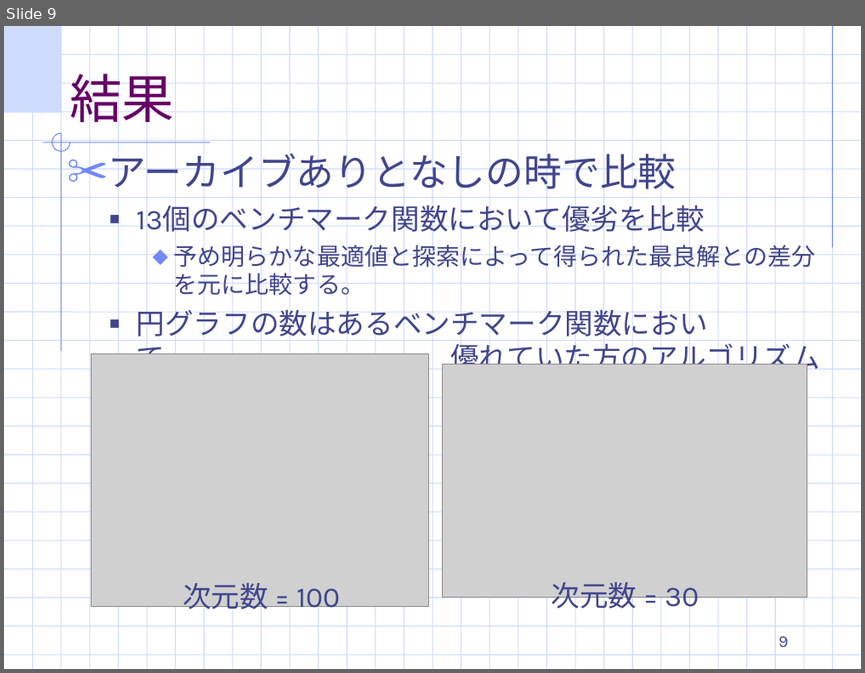
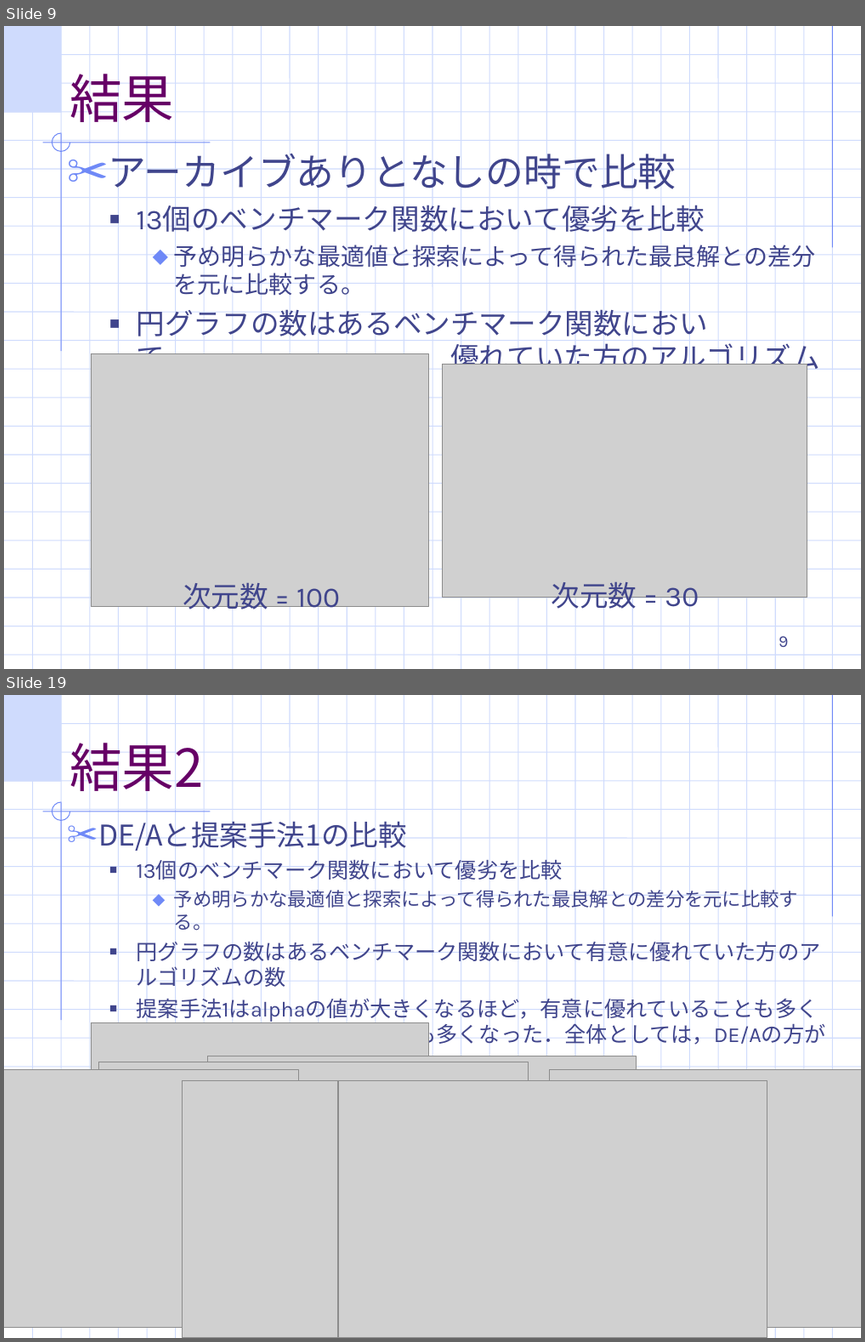
Before and after one commit to TakefumiYamamura/labolatry, a slide deck: 適応DE最終ゼミ発表.ppt. Shown one above the other, each under a label of ours: slide 9 before the commit, slides 9 and 19 after it; the slides between them are not shown. The pictures are 865x673 and 865x1342 pixels, drawn with LibreOffice and Linux fonts; fonts in the diff are those of the drawing; grey boxes stand for pictures; background and template pictures are left out. Boxes give left, top, right and bottom in pixels: in the first picture for what was removed or moved away, otherwise in the second. Text is boxed around its words. In the diff, an @@ line names an element or a change of style, - is before the commit and + after.

```diff
--- a/適応DE最終ゼミ発表.ppt
+++ b/適応DE最終ゼミ発表.ppt
@@ slide 19 added at bbox=[4, 695, 861, 1338], background #FFFFFF; not listed: 56 template elements that a slide beside it also shows @@
@@ title added at bbox=[69, 733, 203, 800], 44 pt, text #660066 @@
+結果2
@@ text added at bbox=[99, 816, 826, 1047], 18 pt, text #40458C @@
+✂ DE/Aと提案手法1の比較
+  ■ 13個のベンチマーク関数において優劣を比較
+    ⬥ 予め明らかな最適値と探索によって得られた最良解との差分を元に比較する。
+  ■ 円グラフの数はあるベンチマーク関数において有意に優れていた方のアルゴリズムの数
+  ■ 提案手法1はalphaの値が大きくなるほど，有意に優れていることも多くなった一方，有意に劣ることも多くなった．全体としては，DE/Aの方が提案手法1より優れている．
@@ picture added at bbox=[92, 1023, 429, 1276] @@
@@ picture added at bbox=[4, 1069, 299, 1327] @@
@@ picture added at bbox=[99, 1061, 528, 1320] @@
@@ picture added at bbox=[207, 1055, 636, 1321] @@
@@ picture added at bbox=[549, 1069, 861, 1327] @@
@@ picture added at bbox=[182, 1081, 511, 1338] @@
@@ picture added at bbox=[338, 1081, 767, 1338] @@
```
Also in this commit, not shown: 6 slides changed, 8 other slides added, 5 slides removed.
